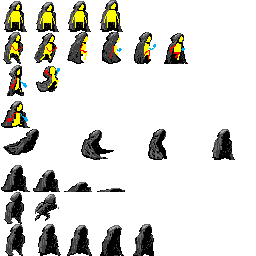
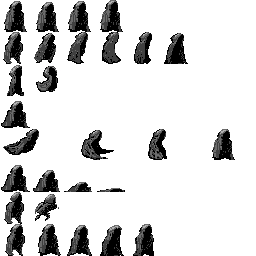
Before/after of a 256x256 layered artwork. What changed in the layer stack:
hid "Adventurer", painted on it over [7, 3, 185, 126]
